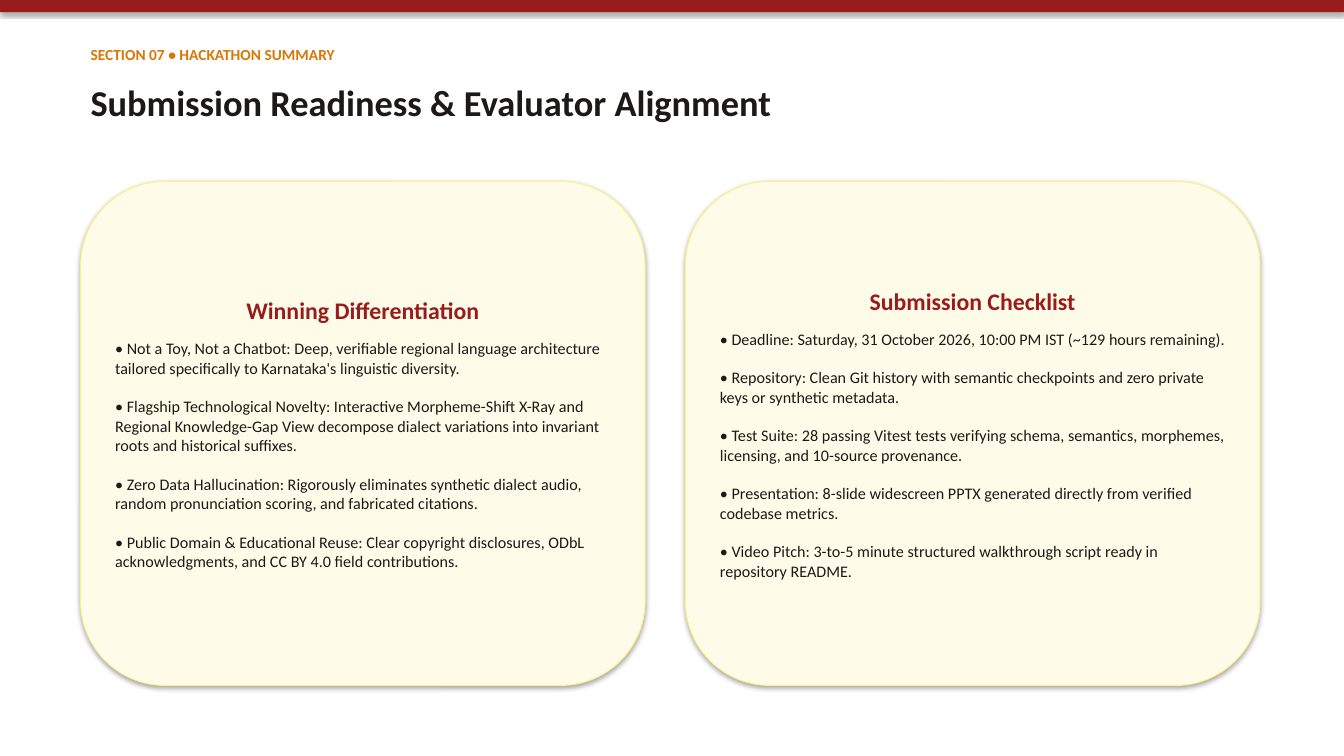
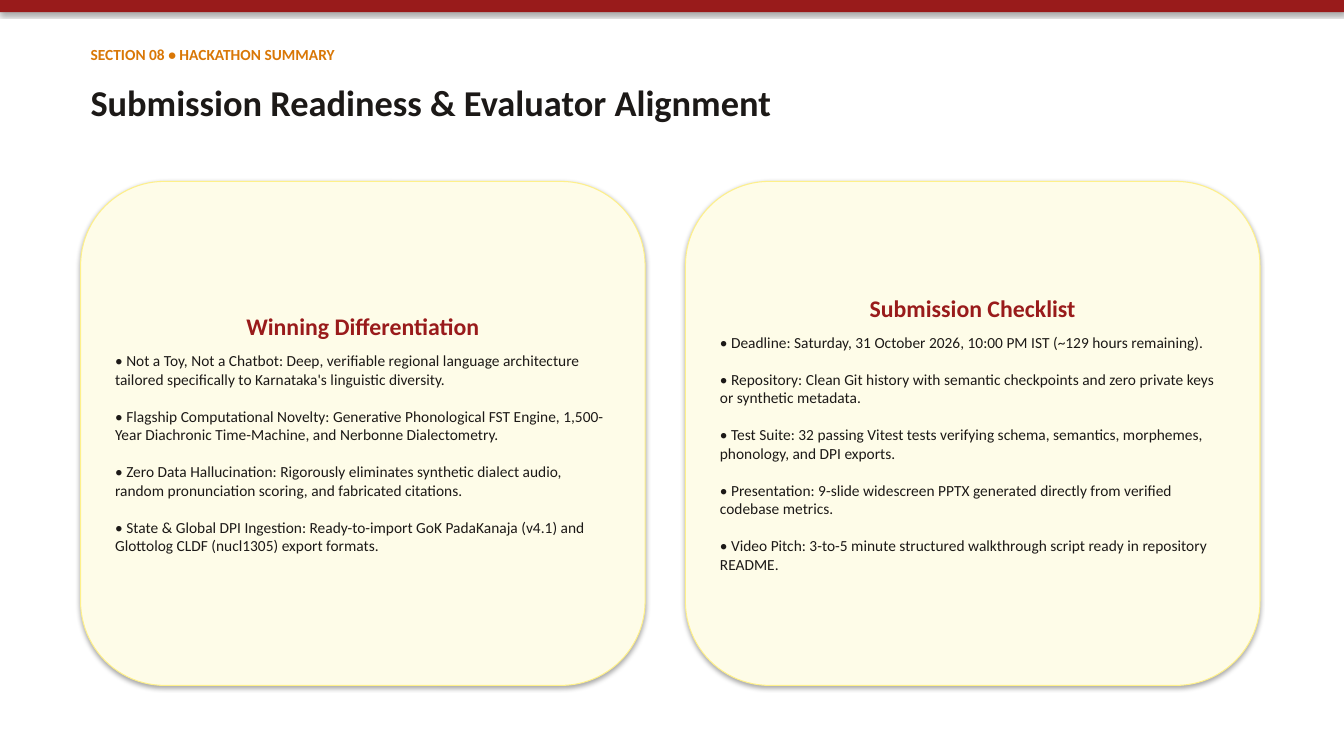
Before and after one commit to anandaram240-wq/yatrika-ai, a slide deck: slide 9 of Namma_Kannada_Regional_Explorer_Presentation.pptx (slide 8 before the commit). Drawn at 1344x756 pixels with LibreOffice and Linux fonts; fonts in the diff are those of the drawing. Boxes give left, top, right and bottom in pixels: in the first picture for what was removed or moved away, otherwise in the second. Text is boxed around its words. In the diff, an @@ line names an element or a change of style, - is before the commit and + after.

Commit message:
feat(tier-2): implement Advancements 5-8 (FST phonology, 1500-yr diachrony, Nerbonne dialectometry, and GoK PadaKanaja/CLDF DPI exports, 32 Vitest tests)

```diff
--- a/Namma_Kannada_Regional_Explorer_Presentation.pptx
+++ b/Namma_Kannada_Regional_Explorer_Presentation.pptx
@@ text at (91, 49, 335, 60): text changed @@
-SECTION 07 • HACKATHON SUMMARY
+SECTION 08 • HACKATHON SUMMARY
@@ text in rounded rectangle at (115, 355, 603, 554): text changed; size 11.5 to 11 pt @@
-• Not a Toy, Not a Chatbot: Deep, verifiable regional language architecture tailored specifically to Karnataka's linguistic diversity.
-• Flagship Technological Novelty: Interactive Morpheme-Shift X-Ray and Regional Knowledge-Gap View decompose dialect variations into invariant roots and historical suffixes.
-• Zero Data Hallucination: Rigorously eliminates synthetic dialect audio, random pronunciation scoring, and fabricated citations.
-• Public Domain & Educational Reuse: Clear copyright disclosures, ODbL acknowledgments, and CC BY 4.0 field contributions.
+• Not a Toy, Not a Chatbot: Deep, verifiable regional language architecture tailored specifically to Karnataka's linguistic diversity.
+• Flagship Computational Novelty: Generative Phonological FST Engine, 1,500-Year Diachronic Time-Machine, and Nerbonne Dialectometry.
+• Zero Data Hallucination: Rigorously eliminates synthetic dialect audio, random pronunciation scoring, and fabricated citations.
+• State & Global DPI Ingestion: Ready-to-import GoK PadaKanaja (v4.1) and Glottolog CLDF (nucl1305) export formats.
@@ text in rounded rectangle at (720, 337, 1214, 570): text changed; size 11.5 to 11 pt @@
-• Deadline: Saturday, 31 October 2026, 10:00 PM IST (~129 hours remaining).
-• Repository: Clean Git history with semantic checkpoints and zero private keys or synthetic metadata.
-• Test Suite: 28 passing Vitest tests verifying schema, semantics, morphemes, licensing, and 10-source provenance.
-• Presentation: 8-slide widescreen PPTX generated directly from verified codebase metrics.
-• Video Pitch: 3-to-5 minute structured walkthrough script ready in repository README.
+• Deadline: Saturday, 31 October 2026, 10:00 PM IST (~129 hours remaining).
+• Repository: Clean Git history with semantic checkpoints and zero private keys or synthetic metadata.
+• Test Suite: 32 passing Vitest tests verifying schema, semantics, morphemes, phonology, and DPI exports.
+• Presentation: 9-slide widescreen PPTX generated directly from verified codebase metrics.
+• Video Pitch: 3-to-5 minute structured walkthrough script ready in repository README.
```
Also in this commit, not shown: 2 other slides changed, 1 slide added, 10 other files.
